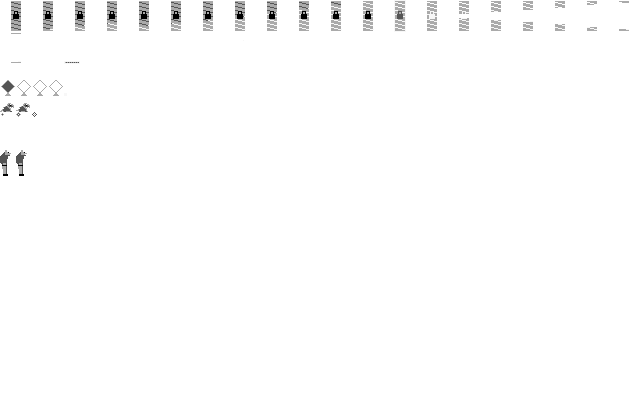
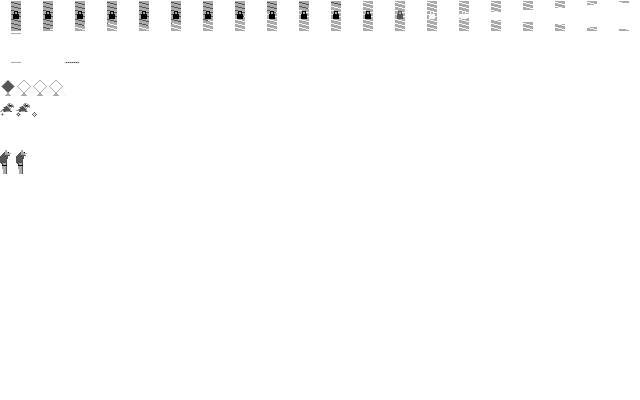
Two versions of the same layered image (640 x 400). Layer-by-layer changes:
painted on "world_entities.png" over [3, 174, 24, 176]
